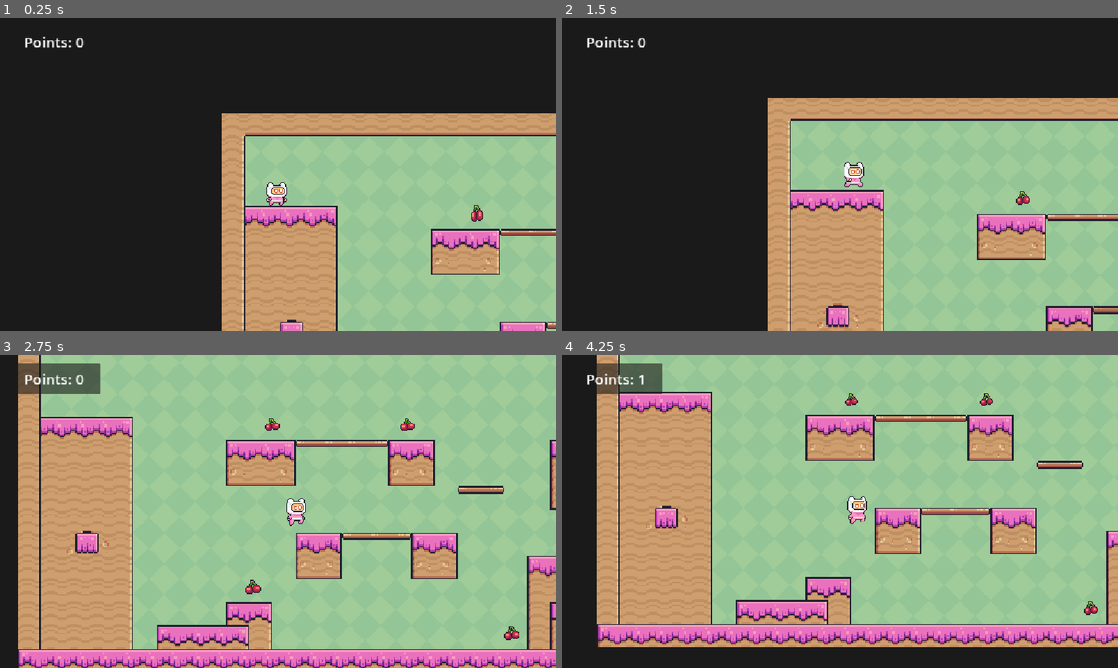
Above: before the commit, frames 1-4 (two rows, left to right).
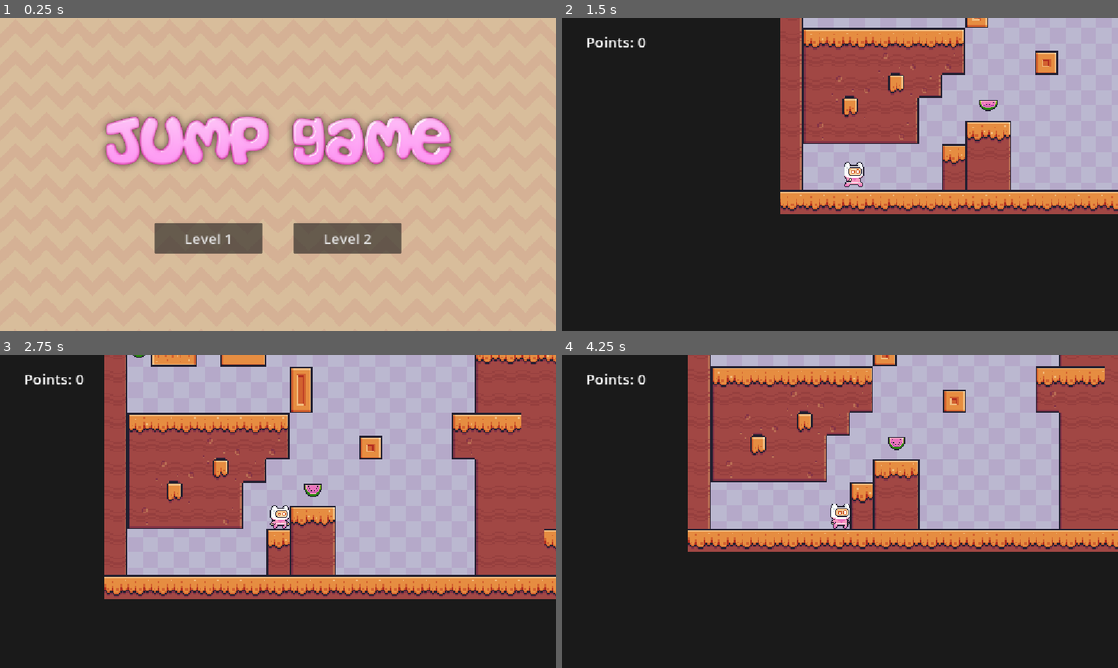
Above: after the commit, the same moments.

Repository: hanazzz/2d-platformer-game
Game: Godot game, scene res://scenes/main_menu.tscn
Two runs of this game, one before a commit and one after it. Both use one fixed random seed, a clock stepped at 60 frames per second and the inputs below. Before the commit the project starts from res://scenes/level1.tscn.
Inputs (mouse positions are in pixels of both pictures, inside the frame that each line leads up to):
- Up to frame 1 (0.25 s): no input
- Up to frame 2 (1.5 s): click (906, 237) at 0.5 s, where only the run after the commit has a clickable "Level 2"; hold Right (right) from 1.28 s (still down)
- Up to frame 3 (2.75 s): keep holding Right (right); tap Space (jump) at 1.52, 2.27 s
- Up to frame 4 (4.25 s): release Right (right) at 2.78 s; hold Left (left) 2.78-3.53 s; hold Right (right) from 3.53 s (still down); tap Space (jump) at 3.77 s

The runs differ from the first frame. In frame 1, 100% of the frame differs, in the area x 0-100%, y 0-100%; in frame 2, 61%; in frame 3, 95%; in frame 4, 86%.

Commit message:
Add main menu with level buttons

Diff:
--- a/project.godot
+++ b/project.godot
@@ -11,7 +11,7 @@
 [application]
 
 config/name="2D Platformer Game via Coco Code"
-run/main_scene="uid://d24iin8i7bqys"
+run/main_scene="uid://rukhcfl4rwli"
 config/features=PackedStringArray("4.5", "Mobile")
 config/icon="res://icon.svg"
 
--- /dev/null
+++ b/scenes/main_menu.gd
@@ -0,0 +1,19 @@
+extends Node
+
+
+# Called when the node enters the scene tree for the first time.
+func _ready() -> void:
+	pass # Replace with function body.
+
+
+# Called every frame. 'delta' is the elapsed time since the previous frame.
+func _process(delta: float) -> void:
+	pass
+
+
+func _on_level_1_pressed() -> void:
+	get_tree().change_scene_to_file("res://scenes/level1.tscn")
+
+
+func _on_level_2_pressed() -> void:
+	get_tree().change_scene_to_file("res://scenes/level2.tscn")
--- /dev/null
+++ b/scenes/main_menu.tscn
@@ -0,0 +1,65 @@
+[gd_scene load_steps=4 format=3 uid="uid://rukhcfl4rwli"]
+
+[ext_resource type="Script" uid="uid://6382eyvu3rmh" path="res://scenes/main_menu.gd" id="1_bqqt6"]
+[ext_resource type="Texture2D" uid="uid://dswhe8vnjnrel" path="res://bg_brown.png" id="1_ekxnf"]
+[ext_resource type="Texture2D" uid="uid://capthhebhmoqf" path="res://game_logo.png" id="2_bqqt6"]
+
+[node name="MainMenu" type="Node"]
+script = ExtResource("1_bqqt6")
+
+[node name="TextureRect" type="TextureRect" parent="."]
+texture_filter = 1
+anchors_preset = 15
+anchor_right = 1.0
+anchor_bottom = 1.0
+grow_horizontal = 2
+grow_vertical = 2
+texture = ExtResource("1_ekxnf")
+stretch_mode = 1
+
+[node name="GameLogo" type="TextureRect" parent="."]
+anchors_preset = 8
+anchor_left = 0.5
+anchor_top = 0.5
+anchor_right = 0.5
+anchor_bottom = 0.5
+offset_left = -384.0
+offset_top = -148.0
+offset_right = 386.0
+offset_bottom = 8.0
+grow_horizontal = 2
+grow_vertical = 2
+texture = ExtResource("2_bqqt6")
+
+[node name="Level1" type="Button" parent="."]
+anchors_preset = 8
+anchor_left = 0.5
+anchor_top = 0.5
+anchor_right = 0.5
+anchor_bottom = 0.5
+offset_left = -256.0
+offset_top = 100.0
+offset_right = -32.0
+offset_bottom = 164.0
+grow_horizontal = 2
+grow_vertical = 2
+theme_override_font_sizes/font_size = 30
+text = "Level 1"
+
+[node name="Level2" type="Button" parent="."]
+anchors_preset = 8
+anchor_left = 0.5
+anchor_top = 0.5
+anchor_right = 0.5
+anchor_bottom = 0.5
+offset_left = 32.0
+offset_top = 100.0
+offset_right = 256.0
+offset_bottom = 164.0
+grow_horizontal = 2
+grow_vertical = 2
+theme_override_font_sizes/font_size = 30
+text = "Level 2"
+
+[connection signal="pressed" from="Level1" to="." method="_on_level_1_pressed"]
+[connection signal="pressed" from="Level2" to="." method="_on_level_2_pressed"]
Binary file added: bg_brown.png
Not shown, added: bg_brown.png.import
Binary file added: bg_yellow.png
Not shown, added: bg_yellow.png.import
Binary file added: game_logo.png
Not shown, added: game_logo.png.import
Not shown, added: scenes/main_menu.gd.uid
